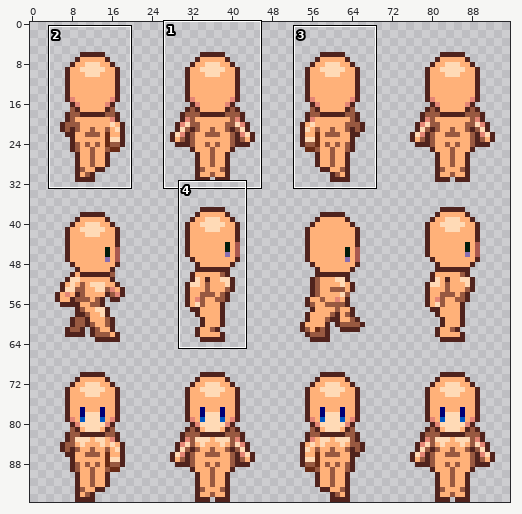
Two versions of one sprite sheet, graphics/sprites/player/female.png. Above, an overview of the earlier version with the close-up marked.
Close-up. Before:
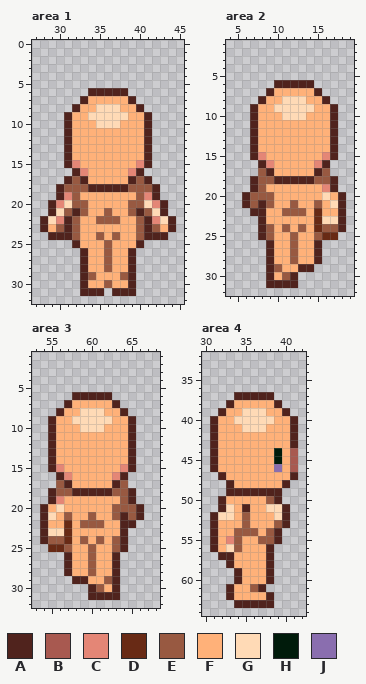
The file is 96x96 pixels. Shown: area 1: x 27..45, y 0..32; area 2: x 4..19, y 1..32; area 3: x 53..68, y 1..32; area 4: x 30..42, y 32..64. The commit also changed other parts of the picture, which this record leaves out.
Palette (. is transparent): A #50231d  B #a85950  C #e48676  D #682a15  E #985941  F #ffb179  G #ffdab6  H #001b0b  J #8a6eaf
Pixels before, area 1, first column x 28:
 6 ......AAAAA......
 7 .....AFFFFFA.....
 8 ....AFFGGGFFA....
 9 ...AFFGGGGGFFA...
10 ...AFFFGGGFFFA...
11 ...AFFFFFFFFFA...
12 ...AFFFFFFFFFA...
13 ...AFFFFFFFFFA...
14 ...AFFFFFFFFFA...
15 ...ACFFFFFFFCA...
16 ....ACFFFFFCA....
17 ...AEAFFFFFAEA...
18 ..AEEEAAAAAEEEA..
19 ..ACEFFFFFFFECA..
20 .ACGEEFFFFFEEGCA.
21 .AGEAEFFEFFEAEGA.
22 AGCAEFFEEEFFEACGA
23 AFEAEFFFFFFFEAEFA
24 .AAAEFFEFEFFEAAA.
25 ....AFFFEFFFA....
26 .....AFFEFFA.....
27 .....AFFEFFA.....
28 .....AFFEFFA.....
29 .....AEFFFEA.....
30 .....AFFEFFA.....
31 .....AAA.AAA.....
Pixels before, area 2, first column x 6:
 6 ....AAAAA....
 7 ...AFFFFFA...
 8 ..AFFGGGFFA..
 9 .AFFGGGGGFFA.
10 .AFFFGGGFFFA.
11 .AFFFFFFFFFA.
12 .AFFFFFFFFFA.
13 .AFFFFFFFFFA.
14 .AFFFFFFFFFA.
15 .ACFFFFFFFCA.
16 ..ACFFFFFCA..
17 ..EAFFFFFAE..
18 .AEEAAAAAEEA.
19 .AEFFFFFFFCA.
20 AEEEFFFFFFGFA
21 AEAEFFEFFEFGA
22 .AAFFEEEFDFFA
23 ..AFFFFFFDGGA
24 ..AEFEFEFDEEA
25 ..AEFFEFFEDD.
26 ...AFFEFFA...
27 ...AFFEFFA...
28 ...AFFEFFA...
29 ...AEFFAA....
30 ...AFEA......
31 ...AAAA......
Pixels before, area 3, first column x 54:
 6 ....AAAAA....
 7 ...AFFFFFA...
 8 ..AFFGGGFFA..
 9 .AFFGGGGGFFA.
10 .AFFFGGGFFFA.
11 .AFFFFFFFFFA.
12 .AFFFFFFFFFA.
13 .AFFFFFFFFFA.
14 .AFFFFFFFFFA.
15 .ACFFFFFFFCA.
16 ..ACFFFFFCA..
17 ..EAFFFFFAE..
18 .AEEAAAAAEEA.
19 .ACFFFFFFFEA.
20 AFGFFFFFFEEEA
21 AGFEFFEFFEAEA
22 AFFDFEEEFFAA.
23 AGGDFFFFFFA..
24 AEEDFEFEFEA..
25 .DDEFFEFFEA..
26 ...AFFEFFA...
27 ...AFFEFFA...
28 ...AFFEFFA...
29 ....AAFFEA...
30 ......AEFA...
31 ......AAAA...
Pixels before, area 4, first column x 31:
37 ...AAAAA...
38 ..AFFFFFA..
39 .AFFGGGFFA.
40 AFFGGGGGFFA
41 AFFFGGGFFFA
42 AFFFFFFFFFA
43 AFFFFFFFFFA
44 AFFFFFFFHFB
45 AFFFFFFFHFB
46 AFFFFFFFJFB
47 .AFFFFFFFFA
48 ..AFFFFFFA.
49 ..AAAAAAA..
50 .AFFFFFEA..
51 .AGFAFFGGA.
52 AGGFEFFFGA.
53 AFFFEFFFEA.
54 AFFEEEFEA..
55 AFCEFFEEA..
56 AFGEFFFA...
57 .AAFFFFA...
58 ..AFFFFA...
59 ...AFFFA...
60 ...AFFFA...
61 ..AFFEA....
62 ..AFFFFA...
63 ...AAAAA...
After the commit:
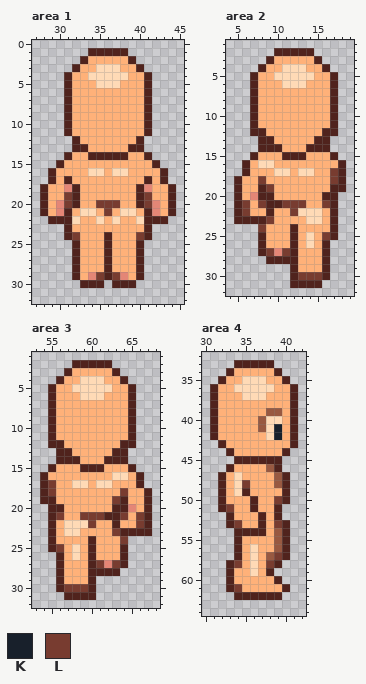
Colours new in this view: K #18202b  L #783c30
The edit:
Changed rows in their new state; - is an unchanged pixel.
Area 1:
first column x 28:
 1 ------AAAAA------
 2 -----AFFFFFA-----
 3 ----AFFGGGFFA----
 4 ---AFFGGGGGFFA---
 5 ---AFFFGGGFFFA---
 6 ---AFFFFFFFFFA---
 7 ---AFF-----FFA---
 8 ---AF--FFF--FA---
 9 ------FFFFF------
10 -------FFF-------
12 ---.A-------A.---
13 ---.AA-----AA.---
14 ------AAAAA------
15 --AFF-------FFA--
16 -AFFFFGG-GGFFFFA-
17 -AF-FF-----FF-FA-
18 AFFCAFFFFFFFACFFA
19 AFFLA-------ALFFA
20 AF-LAF-LLL-FAL-FA
21 AFCAFGG-L-GGFACFA
22 .AA-G--GFG--G-AA.
23 ...-F-------F-...
24 -..-L--FAF--L-..-
25 --------A--------
26 ----AF--A--FA----
27 ----AF--A--FA----
28 ----AF--A--FA----
29 ----AFCLALCFA----
30 ------AA.AA------
31 -----...-...-----
Area 2:
first column x 5:
 2 -----AAAAA----
 3 ----AFFFFFA---
 4 ---AFFGGGFFA--
 5 --AFFGGGGGFFA-
 6 --AFFFGGGFFFA-
 7 --AFF-----FFA-
 8 --AF--FFF--FA-
 9 -----FFFFF----
10 ------FFF-----
12 ---A-------A--
13 --.AA-----AA.-
14 --.AAA---AAA.-
15 ---F--AAA--F--
16 -AFGG-----FFFA
17 -AFFFGG-GGFFLA
18 AFFLFFFFFFFFLA
19 AFFAL------F-A
20 AFCAA------AA.
21 ALFLAALLL-FLA.
22 ALFFA-FLGGG-A.
23 AAA-L----GGFA.
24 ---LF-FAF-FFA.
25 ----F--A-GFLA-
26 ---AF--A-GFA--
27 ---ALCLA--FA--
28 -----AAA--FA--
29 ----...AFFFA--
30 ----...-LLLA--
31 ----...-AAA---
Area 3:
first column x 54:
 2 ----AAAAA-----
 3 ---AFFFFFA----
 4 --AFFGGGFFA---
 5 -AFFGGGGGFFA--
 6 -AFFFGGGFFFA--
 7 -AFF-----FFA--
 8 -AF--FFF--FA--
 9 ----FFFFF-----
10 -----FFF------
12 --A-------A---
13 -.AA-----AA.--
14 -.AAA---AAA.--
15 --F--AAA--F---
16 AFFF-----GGFA-
17 ALFFGG-GGFFFA-
18 ALFFFFFFFFLFFA
19 A-F------LAFFA
20 .AA------AACFA
21 .ALF-LLLAALFLA
22 .A-GGGLF-AFFLA
23 .AFGG----L-AAA
24 .AFF-FAF-FL---
25 -ALFG-A--F----
26 --AFG-A--FA---
27 --AF--ALCLA---
28 --AF--AAA-----
29 --AFFFA...----
30 --ALLL-...----
31 ---AAA-...----
Area 4:
first column x 31:
33 ---AAAAA---
34 --AFFFFFA--
35 -AFFGGGFFA-
36 AFFGGGGGFFA
37 AFFFGGGFFFA
38 AFF-----FFA
39 AF--FFFEEFA
40 ---FFFE-G--
41 ----FFEGK--
42 -------GK--
43 .A---------
44 ..A-----FA.
45 ...AAAAAA..
46 ..A----EA..
47 ---G----EA.
48 -AFGL---E--
49 -AFG-FFFFA-
50 -----A-FLA-
51 --L-FA-FA.-
52 ..A-F-A-A.-
53 ..ALF-A-L--
54 ...AAAAFEA-
55 ...A--FFEA-
56 ...A-G-FEA-
57 -..A-G-ELA-
58 ---L-G-LA--
59 --AF-G-----
60 --AF---FA--
61 ---L-FFFFA-
62 --.AAAA-A--
63 ---.....---
